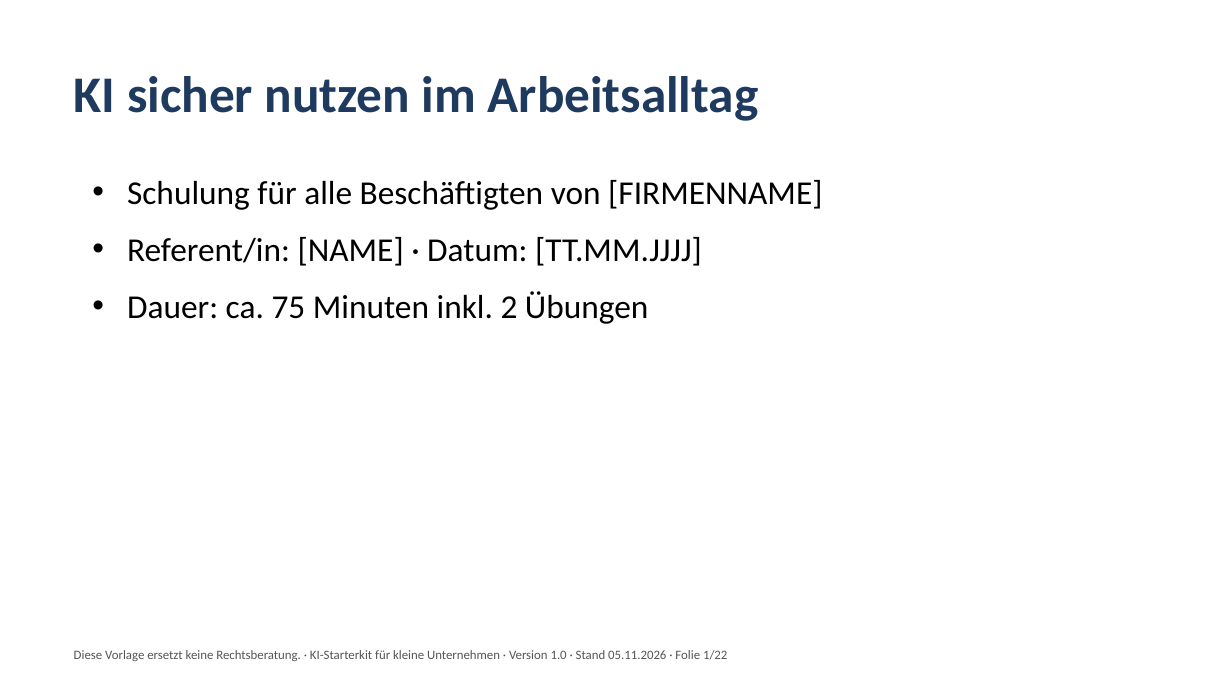
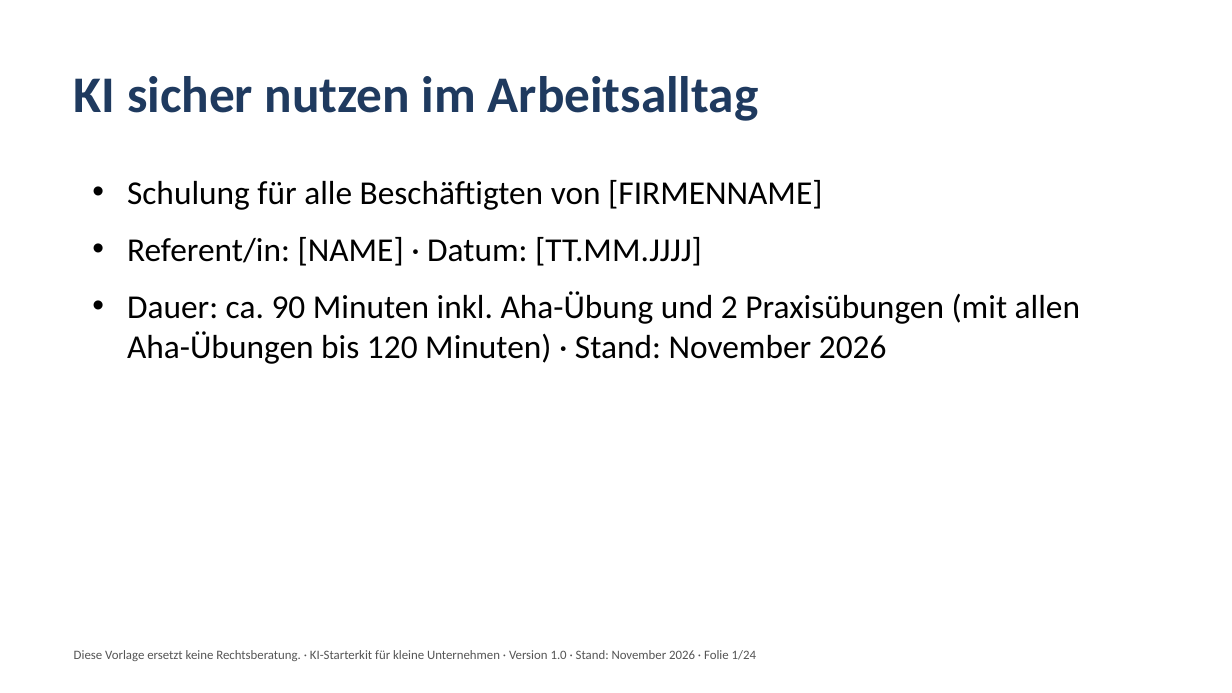
Before and after one commit to ankefischer99-eng/letter-lift-sitemap, a slide deck: slide 1 of company/deliveries/produkt-ki-starterkit-v1/KI-Schulung.pptx. Drawn at 1232x693 pixels with LibreOffice and Linux fonts; fonts in the diff are those of the drawing. Boxes give left, top, right and bottom in pixels: in the first picture for what was removed or moved away, otherwise in the second. Text is boxed around its words. In the diff, an @@ line names an element or a change of style, - is before the commit and + after.

```diff
--- a/company/deliveries/produkt-ki-starterkit-v1/KI-Schulung.pptx
+++ b/company/deliveries/produkt-ki-starterkit-v1/KI-Schulung.pptx
@@ text at box(127, 291, 1080, 364): text changed @@
-• Dauer: ca. 75 Minuten inkl. 2 Übungen
+• Dauer: ca. 90 Minuten inkl. Aha-Übung und 2 Praxisübungen (mit allen Aha-Übungen bis 120 Minuten) · Stand: November 2026
@@ text at box(74, 650, 756, 661): text changed @@
-Diese Vorlage ersetzt keine Rechtsberatung. · KI-Starterkit für kleine Unternehmen · Version 1.0 · Stand 05.11.2026 · Folie 1/22
+Diese Vorlage ersetzt keine Rechtsberatung. · KI-Starterkit für kleine Unternehmen · Version 1.0 · Stand: November 2026 · Folie 1/24
```
Also in this commit, not shown: 20 other slides changed, 3 slides added, 1 slide removed, 19 other files.
